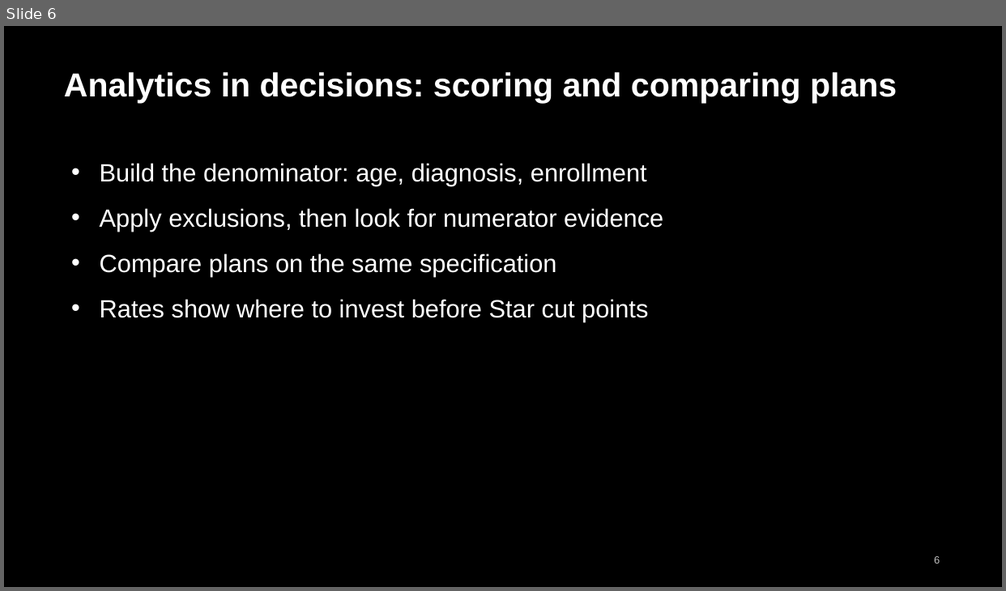
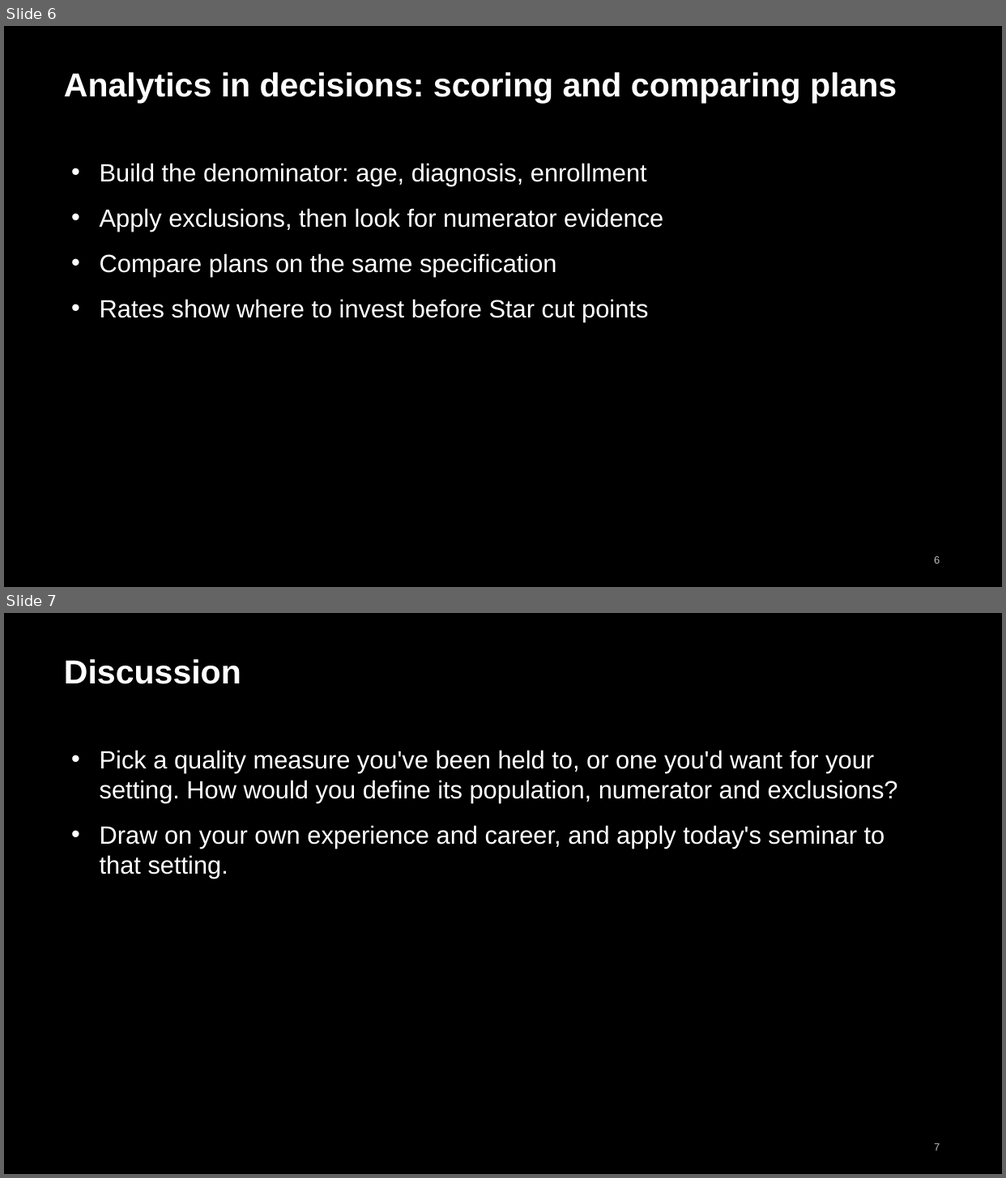
Before and after one commit to andrewcistola/Advanced-Data-Analytics-for-Health-Professionals, a slide deck: domain-seminars/week06_quality_measure_calculation.pptx. Shown one above the other, each under a label of ours: slide 6 before the commit, slides 6 and 7 after it. The pictures are 1006x591 and 1006x1178 pixels, drawn with LibreOffice and Linux fonts; fonts in the diff are those of the drawing. Boxes give left, top, right and bottom in pixels: in the first picture for what was removed or moved away, otherwise in the second. Text is boxed around its words. In the diff, an @@ line names an element or a change of style, - is before the commit and + after.

```diff
--- a/domain-seminars/week06_quality_measure_calculation.pptx
+++ b/domain-seminars/week06_quality_measure_calculation.pptx
@@ slide 7 added at box(4, 613, 1002, 1174), background #000000 @@
@@ title added at box(64, 659, 241, 684), 32 pt, text #FFFFFF, bold @@
+Discussion
@@ text added at box(100, 750, 898, 878), 24 pt, text #FFFFFF @@
+• Pick a quality measure you've been held to, or one you'd want for your setting. How would you define its population, numerator and exclusions?
+• Draw on your own experience and career, and apply today's seminar to that setting.
@@ page number added at box(934, 1144, 940, 1151), 10 pt, text #BFBFBF @@
+7
```
Also in this commit, not shown: 27 other files.
